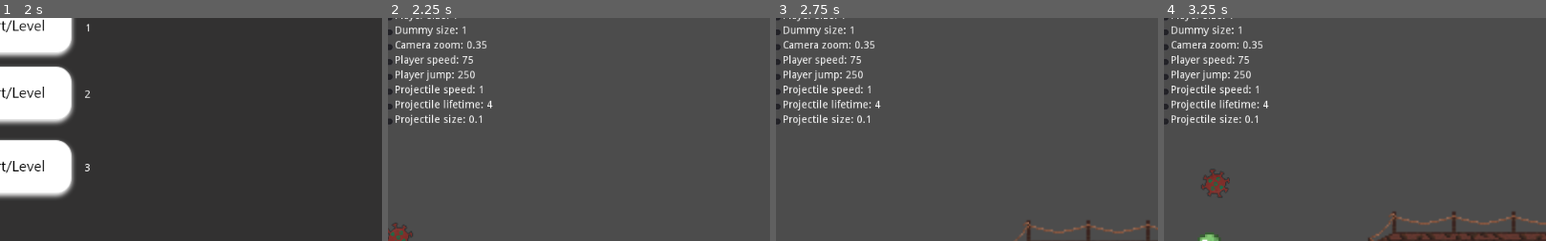
Above: before the commit, frames 1-4 (left to right).
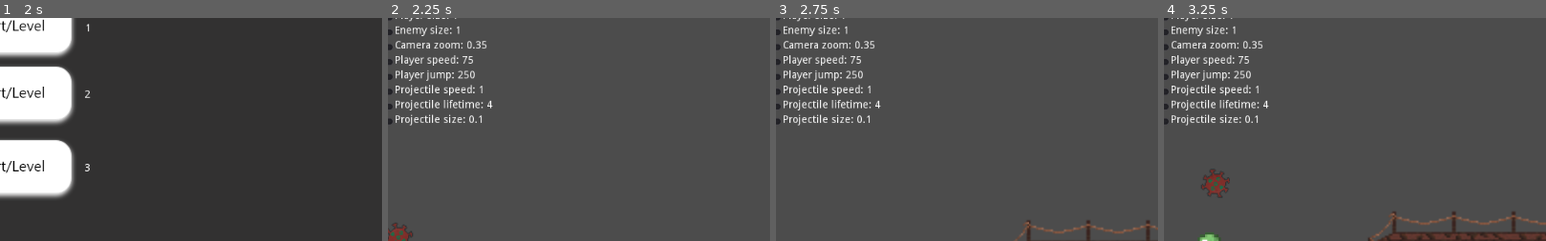
Above: after the commit, the same moments.

Repository: INF19IT2/2d-Jump-n-Run-SE
Game: Godot game, scene res://Scenes/MainScene/MainScene.tscn
Same seed, same stepped clock (60 frames per second), same inputs: the game is played once before the commit and once after it.
Inputs (mouse positions are % of the whole screen's width and height, from its top left):
- Up to frame 1 (2 s): click (50, 16) at 0.52 s; type "Alex" at 0.6 s; click (50, 42) at 1.25 s
- Up to frame 2 (2.25 s): click "3" at 2 s
- Up to frame 3 (2.75 s): no input
- Up to frame 4 (3.25 s): hold D (move_right) from 2.78 s (still down); tap Space (shoot) at 2.85 s; tap W (move_up) at 3.02 s
The pictures show only the part of the screen within x 49-99%, y 5-55%; the shares and areas given below are measured in that part.

Frame 1 is identical in both runs. In frame 2, 0.3% of the frame differs, in the area x 2-21%, y 3-9%; in frame 3, 0.3%; in frame 4, 0.3%.

Commit message:
scientist slidebale aswell as projectiles

Diff:
--- a/2d-Jump-n-Run-SE/Scenes/Objects/slider.tscn
+++ b/2d-Jump-n-Run-SE/Scenes/Objects/slider.tscn
@@ -44,7 +44,7 @@
 margin_top = 1.0
 margin_right = 542.0
 margin_bottom = 15.0
-text = "Dummy size: 1"
+text = "Enemy size: 1"
 __meta__ = {
 "_edit_use_anchors_": false
 }
--- a/2d-Jump-n-Run-SE/Scripts/32x32_Level/32x32_level.gd
+++ b/2d-Jump-n-Run-SE/Scripts/32x32_Level/32x32_level.gd
@@ -1,11 +1,22 @@
 extends Node2D
 
+signal projectile_speed_slider_changed
 
 # Called when the node enters the scene tree for the first time.
 func _ready():
-	var test = get_node("CanvasLayer/KinematicBody2D2/Control")
-	test.connect("dummy_slider_changed", self, "changed_dummy_size")
+	var slider = get_node("CanvasLayer/KinematicBody2D2/Control")
+	slider.connect("dummy_slider_changed", self, "changed_dummy_size")
+	slider.connect("projectile_speed_slider_changed", self, "changed_projectile_speed")
+	slider.connect("projectile_size_slider_changed", self, "changed_projectile_size")
 
 func changed_dummy_size(value):
 	var dummy = get_node("KinematicBody2D")
 	dummy.scale = Vector2(value, value)
+	var scientist = get_node("scientist")
+	scientist.scale = Vector2(value, value)
+
+func changed_projectile_speed(value):
+	emit_signal("projectile_speed_slider_changed", value)
+
+func changed_projectile_size(value):
+	emit_signal("projectile_size_slider_changed", value)
--- a/2d-Jump-n-Run-SE/Scripts/Objects/Projectile.gd
+++ b/2d-Jump-n-Run-SE/Scripts/Objects/Projectile.gd
@@ -10,20 +10,38 @@
 	position = _position
 	velocity.x = speed if _facingRight else -speed
 
+
+func _ready():
+	#if get_parent().get_node("KinematicBody2D2").get_node("Control").get_node("Projectile_Speed_Slider")
+	var slider = get_parent()
+	if slider.name != "Node2D":
+		slider = slider.get_parent()
+	slider.connect("projectile_speed_slider_changed", self, "set_speed")
+	slider.connect("projectile_size_slider_changed", self, "set_size")
+
 func set_slider_values():
 	#speed slider
-	var speed_slider = get_parent().get_node("KinematicBody2D2").get_node("Control").get_node("Projectile_Speed_Slider")
+	var speed_slider = get_parent()
+	if speed_slider.name != "Node2D":
+		speed_slider = speed_slider.get_parent()
+	speed_slider = speed_slider.get_node("CanvasLayer").get_node("KinematicBody2D2").get_node("Control").get_node("Projectile_Speed_Slider")
 	speed = speed_slider.value * 64
 	velocity.x = speed if velocity.x>0 else -speed
 
 	#lifetime slider
-	var lifetime_slider = get_parent().get_node("KinematicBody2D2").get_node("Control").get_node("Projectile_Lifetime_Slider")
+	var lifetime_slider = get_parent()
+	if lifetime_slider.name != "Node2D":
+		lifetime_slider = lifetime_slider.get_parent()
+	lifetime_slider = lifetime_slider.get_node("CanvasLayer").get_node("KinematicBody2D2").get_node("Control").get_node("Projectile_Lifetime_Slider")
 	lifetime = lifetime_slider.value
 	var lifetimeTimer : Timer = get_node("Lifetime")
 	lifetimeTimer.start(lifetime)
 
 	#size slider
-	var size_slider = get_parent().get_node("KinematicBody2D2").get_node("Control").get_node("Projectile_Size_Slider")
+	var size_slider = get_parent()
+	if size_slider.name != "Node2D":
+		size_slider = size_slider.get_parent()
+	size_slider = size_slider.get_node("CanvasLayer").get_node("KinematicBody2D2").get_node("Control").get_node("Projectile_Size_Slider")
 	var scaling_value = size_slider.value
 	scale = Vector2(scaling_value,scaling_value)
 
@@ -50,3 +68,10 @@
 
 func dissolveProjectile():
 	queue_free()
+
+func set_speed(value):
+	speed = value * 64
+	velocity.x = speed if velocity.x>0 else -speed
+
+func set_size(value):
+	scale = Vector2(value, value)
--- a/2d-Jump-n-Run-SE/Scripts/Objects/scientist.gd
+++ b/2d-Jump-n-Run-SE/Scripts/Objects/scientist.gd
@@ -59,6 +59,7 @@
 		var projectile = PROJECTILE.instance()
 		projectile.start(position, facingRight)
 		get_parent().add_child(projectile)
+		projectile.set_slider_values()
 		projectileCooldown = PROJECTILE_COOLDOWN_TIME
 
 	#
--- a/2d-Jump-n-Run-SE/Scripts/Objects/slider.gd
+++ b/2d-Jump-n-Run-SE/Scripts/Objects/slider.gd
@@ -14,6 +14,8 @@
 signal camera_slider_changed
 signal speed_slider_changed
 signal jump_slider_changed
+signal projectile_speed_slider_changed
+signal projectile_size_slider_changed
 
 # Called when the node enters the scene tree for the first time.
 func _ready():
@@ -48,6 +50,7 @@
 
 func _on_Projectile_Speed_Slider_value_changed(value):
 	projectile_speed_label.set_text("Projectile speed: " + str(value))
+	emit_signal("projectile_speed_slider_changed", value)
 
 
 func _on_Projectile_Lifetime_Slider_value_changed(value):
@@ -56,3 +59,4 @@
 
 func _on_Projectile_Size_Slider_value_changed(value):
 	projectile_size_label.set_text("Projectile size: " + str(value))
+	emit_signal("projectile_size_slider_changed", value)
